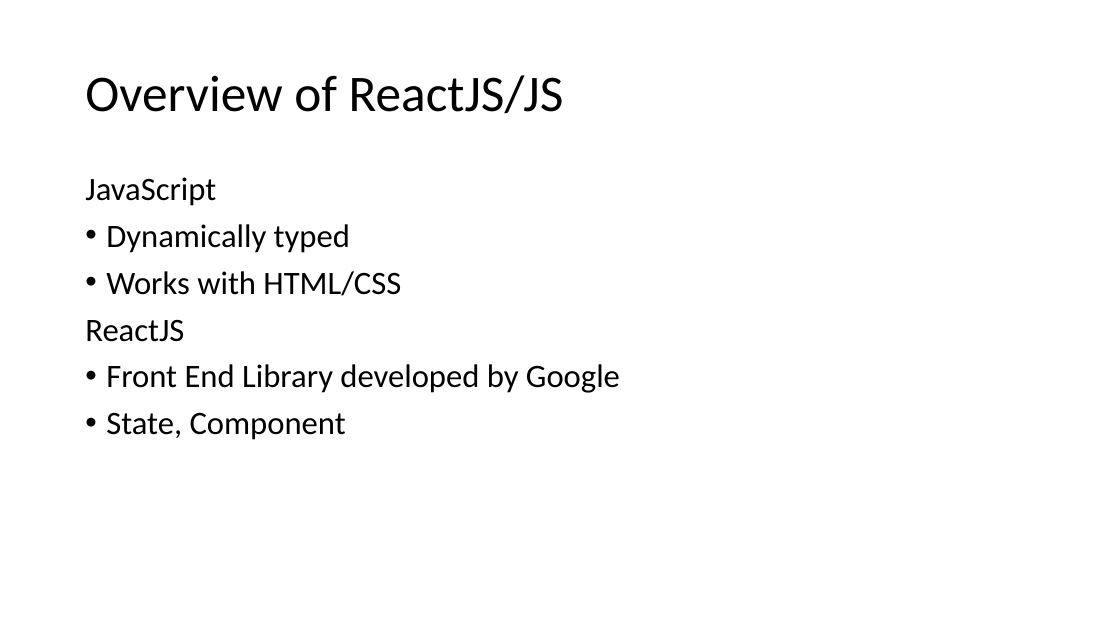
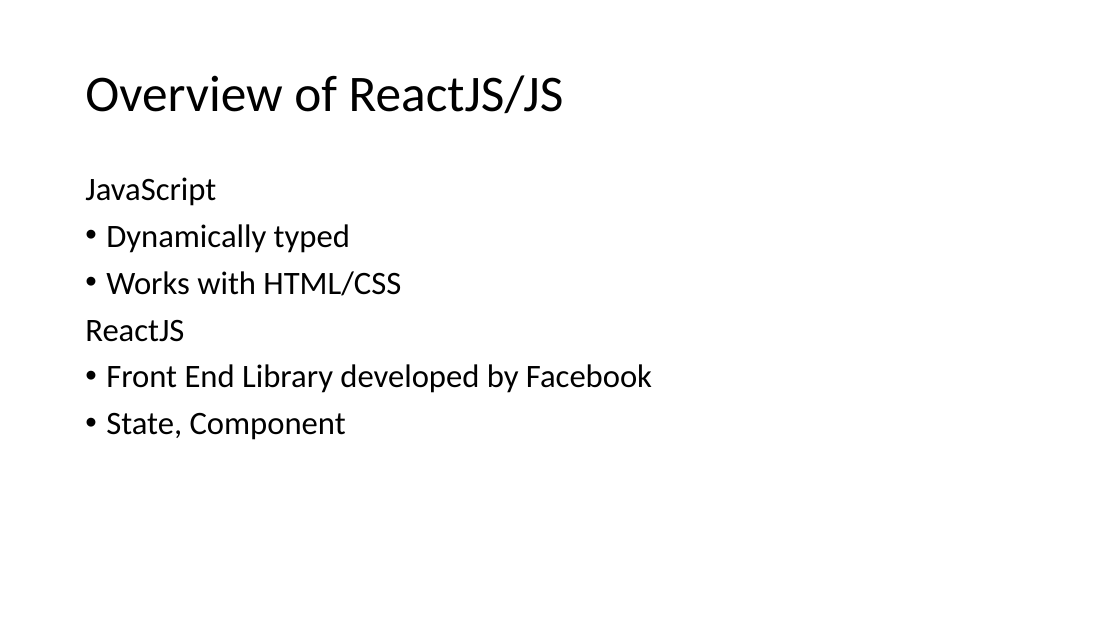
Before and after one commit to uwcfm/CFM-HACK-2018, a slide deck: slide 3 of src/Tutorials/react-tutorial.pptx. Drawn at 1120x630 pixels with LibreOffice and Linux fonts; fonts in the diff are those of the drawing. Boxes give left, top, right and bottom in pixels: in the first picture for what was removed or moved away, otherwise in the second. Text is boxed around its words. In the diff, an @@ line names an element or a change of style, - is before the commit and + after.

Commit message:
ADD: react pdf

```diff
--- a/src/Tutorials/react-tutorial.pptx
+++ b/src/Tutorials/react-tutorial.pptx
@@ text at box(106, 364, 652, 393): text changed @@
-• Front End Library developed by Google
+• Front End Library developed by Facebook
```
Also in this commit, not shown: 1 other slide changed, 1 other file.
